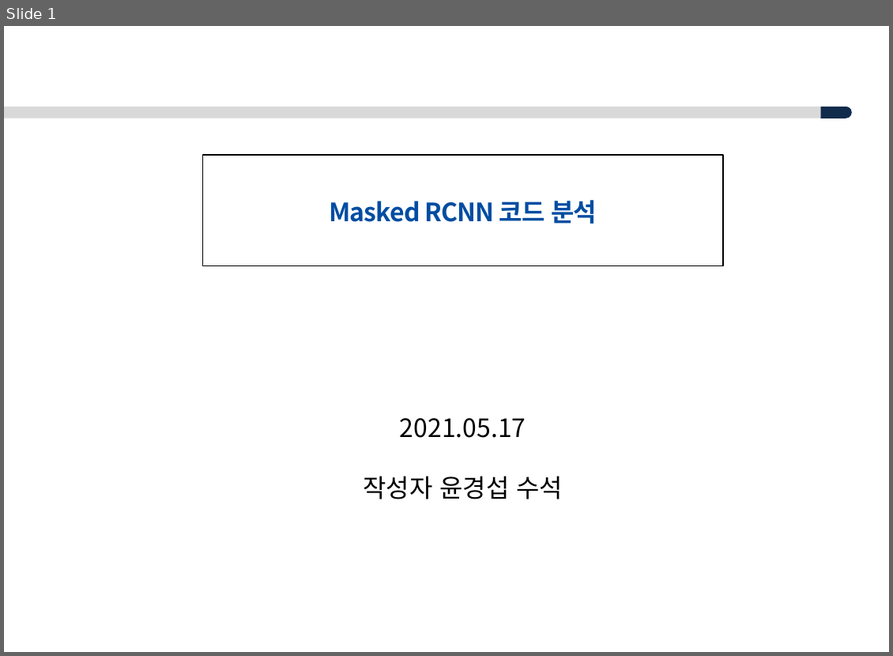
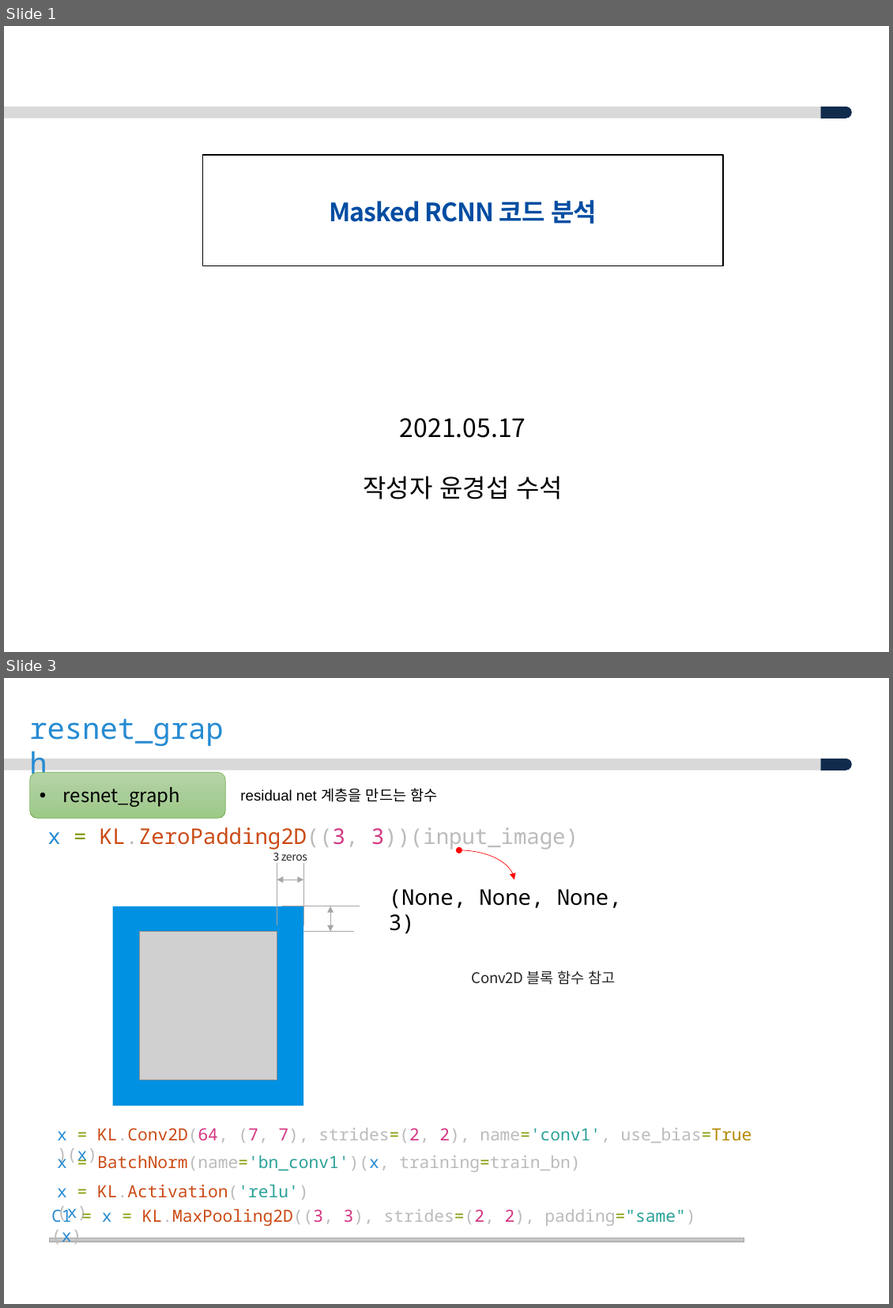
Before and after one commit to ksyoon70/Mask-RCNN-TF2, a slide deck: Masked-RCNN_분석_V1.0.pptx. Shown one above the other, each under a label of ours: slide 1 before the commit, slides 1 and 3 after it; the slides between them are not shown. The pictures are 893x656 and 893x1308 pixels, drawn with LibreOffice and Linux fonts; fonts in the diff are those of the drawing; grey boxes stand for pictures; background and template pictures are left out. Boxes give left, top, right and bottom in pixels: in the first picture for what was removed or moved away, otherwise in the second. Text is boxed around its words. In the diff, an @@ line names an element or a change of style, - is before the commit and + after.

```diff
--- a/Masked-RCNN_분석_V1.0.pptx
+++ b/Masked-RCNN_분석_V1.0.pptx
@@ slide 3 added at (x1=4, y1=678, x2=889, y2=1304), background #FFFFFF; not listed: 2 template elements that a slide beside it also shows @@
@@ text added at (x1=29, y1=718, x2=223, y2=746), 28 pt, text #268BD2 @@
+resnet_graph
@@ rounded rectangle added at (x1=30, y1=773, x2=225, y2=819), fill gradient #B5D5A7 to #AACE9A to #9CC987, outline #70AD47 0.5 pt, 18 pt, text #000000 @@
+• resnet_graph
@@ text added at (x1=240, y1=788, x2=438, y2=802), 14 pt, text #000000 @@
+residual net 계층을 만드는 함수
@@ text added at (x1=47, y1=827, x2=578, y2=850), 20.5 pt, text #BBBBBB @@
+x = KL.ZeroPadding2D((3, 3))(input_image)
@@ text added at (x1=273, y1=853, x2=307, y2=864), 10.5 pt, text #262626 @@
+3 zeros
@@ line added from (277, 925) to (277, 863), #A6A6A6 0.5 pt @@
@@ line added from (303, 925) to (303, 863), #A6A6A6 0.5 pt @@
@@ curved double arrow added from (459, 849) to (514, 879), #FF0000 0.5 pt @@
@@ double arrow added from (277, 879) to (303, 879), #A6A6A6 0.5 pt @@
@@ text added at (x1=389, y1=889, x2=622, y2=934), 20.5 pt, text #000000 @@
+(None, None, None, 3)
@@ rounded rectangle added at (x1=113, y1=906, x2=303, y2=1105), fill #0091E2 @@
@@ line added from (282, 906) to (360, 906), #A6A6A6 0.5 pt @@
@@ double arrow added from (330, 906) to (330, 932), #A6A6A6 0.5 pt @@
@@ picture added at (x1=139, y1=932, x2=277, y2=1080) @@
@@ line added from (303, 932) to (354, 932), #A6A6A6 0.5 pt @@
@@ text added at (x1=471, y1=970, x2=615, y2=985), 14 pt, text #262626 @@
+Conv2D 블록 함수 참고
@@ text added at (x1=57, y1=1128, x2=752, y2=1143), 16 pt, text #BBBBBB @@
+x = KL.Conv2D(64, (7, 7), strides=(2, 2), name='conv1', use_bias=True)(x)
@@ text added at (x1=57, y1=1152, x2=580, y2=1172), 16 pt, text #BBBBBB @@
+x = BatchNorm(name='bn_conv1')(x, training=train_bn)
@@ text added at (x1=57, y1=1184, x2=309, y2=1222), 16 pt, text #CB4B16 @@
+x = KL.Activation('relu')(x)
@@ text added at (x1=51, y1=1209, x2=695, y2=1244), 16 pt, text #BBBBBB @@
+C1 = x = KL.MaxPooling2D((3, 3), strides=(2, 2), padding="same")(x)
@@ rectangle added at (x1=49, y1=1237, x2=743, y2=1241), fill gradient #D2D2D2 to #C8C8C8 to #C0C0C0, outline #A5A5A5 0.5 pt @@
```
Also in this commit, not shown: 3 slides changed, 3 other slides added, 1 other file.
